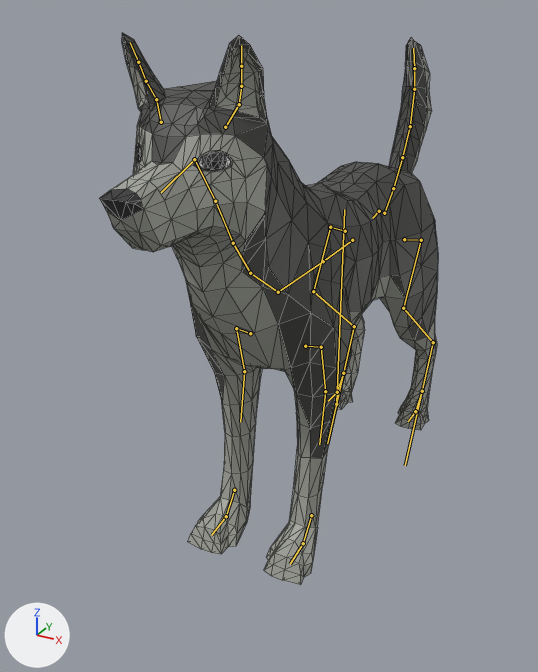
The glTF model Pilire/Animals3D/husky.gltf: old version first, new version second.
Before and after are seen from a camera (50 mm lens) standing at (2.0, -4.74, 3.29) and looking at (-0.26, -0.62, 1.23). Arrows for +X, +Y and +Z are at lower left; the lights stay in place. The picture after the commit comes second. The bones that change, and the others that lie on the model, are drawn over the model as lines. Mesh edges are drawn as thin lines.
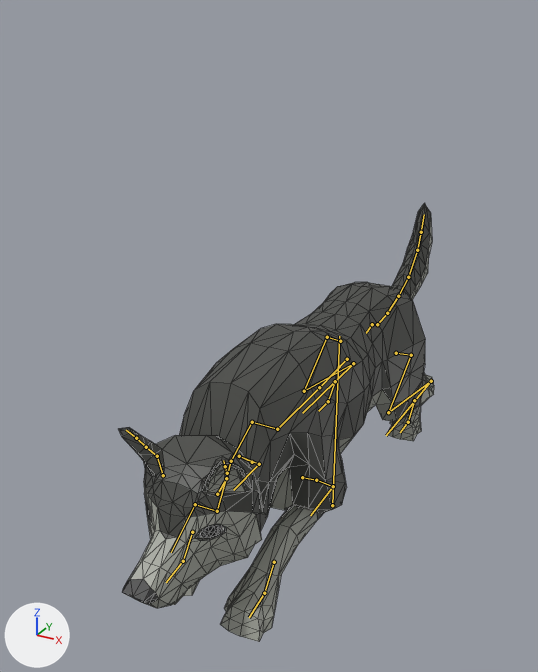
The newer file adds an action. The first version stands in its rest pose; the second is drawn at frame 0 of the action 'Companion_Rise'.

Where the change shows, as pixel boxes [x1, y1, x2, y2] in the pictures (538 x 672 px):
'Cube', posed (7% narrower, 20% shorter): before [99, 33, 438, 585]; after [119, 203, 434, 642]
bone 'Body', root to tip: before (336, 404) to (344, 209); after (332, 505) to (339, 336)
bone 'Neck1', root to tip: before (250, 273) to (233, 243); after (252, 422) to (231, 461)
bone 'Neck2', root to tip: before (233, 243) to (215, 201); after (231, 461) to (217, 511)
bone 'Neck3', root to tip: before (215, 201) to (194, 159); after (217, 511) to (195, 504)
bone 'FrontUpperLeg.L', root to tip: before (321, 347) to (325, 391); after (316, 480) to (333, 486)
bone 'FrontLowerLeg.L', root to tip: before (325, 391) to (319, 444); after (333, 486) to (310, 515)
bone 'FrontUpperLeg.R', root to tip: before (236, 328) to (244, 371); after (239, 456) to (259, 464)
bone 'FrontLowerLeg.R', root to tip: before (244, 371) to (240, 422); after (259, 464) to (233, 490)
bone 'BackLeg.L', root to tip: before (421, 240) to (403, 308); after (411, 355) to (388, 412)
bone 'BackUpperLeg.L', root to tip: before (403, 308) to (433, 342); after (388, 412) to (431, 381)
bone 'BackLowerLeg.L', root to tip: before (433, 342) to (405, 465); after (431, 381) to (386, 435)
bone 'BackLeg.R', root to tip: before (330, 227) to (313, 291); after (327, 337) to (304, 391)
bone 'BackUpperLeg.R', root to tip: before (313, 291) to (354, 326); after (304, 391) to (353, 363)
bone 'BackLowerLeg.R', root to tip: before (354, 326) to (327, 443); after (353, 363) to (302, 413)
bone 'Tail1', root to tip: before (384, 213) to (393, 188); after (377, 324) to (387, 313)
bone 'IKBackLeg.L', root to tip: before (422, 391) to (415, 411); after (414, 400) to (408, 422)
bone 'IKFrontLeg.L', root to tip: before (311, 515) to (303, 543); after (274, 562) to (264, 593)
bone 'IKBackLeg.R', root to tip: before (343, 373) to (337, 392); after (335, 381) to (328, 401)
bone 'IKFrontLeg.R', root to tip: before (234, 490) to (226, 516); after (192, 532) to (183, 561)

The edits, one by one:
Bone 'Body' (bone_body) moves from (0.0, 0.0, 0.0) to (0.0, -0.96, 0.0).
Bone 'Neck1' (bone_neck1) turns from (0, 0, 0) to (-80, 0, 0) degrees about its own x, y and z.
Bone 'Neck2' (bone_neck2) turns from (0, 0, 0) to (-34, 0, 0) degrees about its own x, y and z.
Bone 'Neck3' (bone_neck3) turns from (0, 0, 0) to (102, 0, 0) degrees about its own x, y and z.
Bone 'FrontUpperLeg.L' (bone_frontupperleg_l) turns from (0, 0, 0) to (36, 1, 1) degrees about its own x, y and z.
Bone 'FrontLowerLeg.L' (bone_frontlowerleg_l) turns from (0, 0, 0) to (115, -2, 2) degrees about its own x, y and z.
Bone 'FrontUpperLeg.R' (bone_frontupperleg_r) turns from (0, 0, 0) to (36, -1, -1) degrees about its own x, y and z.
Bone 'FrontLowerLeg.R' (bone_frontlowerleg_r) turns from (0, 0, 0) to (115, 2, -2) degrees about its own x, y and z.
Bone 'BackLeg.L' (bone_backleg_l) turns from (0, 0, 0) to (-21, 0, 0) degrees about its own x, y and z.
Bone 'BackUpperLeg.L' (bone_backupperleg_l) turns from (0, 0, 0) to (45, 0, 0) degrees about its own x, y and z.
Bone 'BackLowerLeg.L' (bone_backlowerleg_l) turns from (0, 0, 0) to (87, 0, 0) degrees about its own x, y and z.
Bone 'BackLeg.R' (bone_backleg_r) turns from (0, 0, 0) to (-21, 0, 0) degrees about its own x, y and z.
Bone 'BackUpperLeg.R' (bone_backupperleg_r) turns from (0, 0, 0) to (45, 0, 0) degrees about its own x, y and z.
Bone 'BackLowerLeg.R' (bone_backlowerleg_r) turns from (0, 0, 0) to (87, 0, 0) degrees about its own x, y and z.
Bone 'Tail1' (bone_tail1) turns from (0, 0, 0) to (-37, 0, 0) degrees about its own x, y and z.
Bone 'IKBackLeg.L' (bone_ikbackleg_l) moves from (0.0, 0.0, 0.0) to (0.0, 0.15, -0.14).
Bone 'IKFrontLeg.L' (bone_ikfrontleg_l) moves from (0.0, 0.0, 0.0) to (0.0, 0.33, -0.4).
Bone 'IKBackLeg.R' (bone_ikbackleg_r) moves from (0.0, 0.0, 0.0) to (0.0, 0.15, -0.14).
Bone 'IKFrontLeg.R' (bone_ikfrontleg_r) moves from (0.0, 0.0, 0.0) to (0.0, 0.33, -0.4).
